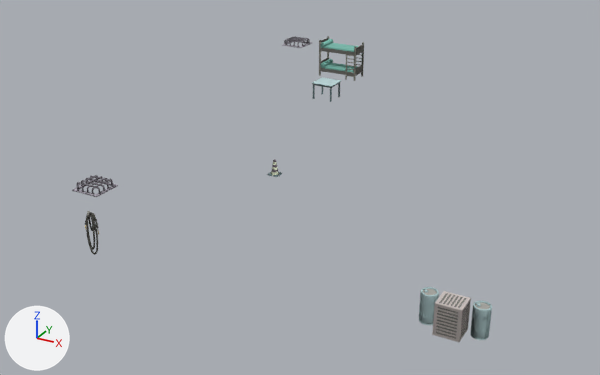
The glTF model www/models/lba2/iso_scenes/45.glb as it was, and as the next commit left it.
Before and after are seen from a camera (50 mm lens) standing at (66.4, -88.9, 26.6) and looking at (40.1, -40.9, 2.6). The axes (+X, +Y, +Z) are drawn at lower left. The lights are the same throughout. Where no turn or scale is listed for an object, it has been applied to the vertices. Vertices at the same position are counted once.

The first picture shows 'colored'.
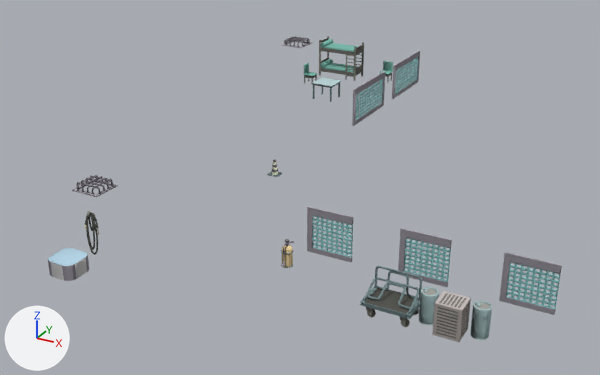
What changed in the scene script:
```text
Add mat_material_1:
    mat_material_1 = principled_material('Material_1')
    mat_material_1.base_color = (0.8, 0.8, 0.8)  # white #e7e7e7
    mat_material_1.roughness = 1.0
Change me_mesh_0:
    used by ob_colored; location = (0.0, 0.0, 0.0)
    remove me_mesh_0.from_pydata(...)  # 7104 vertices, 13504 faces; spans x 30.0..57.0, y -54.4..-17.0, z 1.0..9.0
    add me_mesh_0.from_pydata(...)  # 22213 vertices, 44180 faces; spans x 30.0..60.0, y -57.0..-17.0, z 1.0..9.0
    me_mesh_0 part 1: 9061 vertices added at x 44.0..60.0, y -52.0..-48.9, z 1.0..5.5
    me_mesh_0 part 2: 5362 vertices added at x 36.0..40.0, y -32.0..-17.0, z 4.0..7.5
    me_mesh_0 part 3: 206 vertices added at x 30.0..31.0, y -22.0..-21.0, z 4.0..5.8
    me_mesh_0 part 4: 120 vertices added at x 31.0..33.0, y -57.0..-55.0, z 1.0..2.2
Add me_mesh_1:
    me_mesh_1.from_pydata([(32.47, -55.0, 2.0), (32.47, -55.0, 1.0), (31.53, -55.0, 1.0), (31.53, -55.0, 2.0), (33.0, -56.47, 2.0), (33.0, -56.47, 1.0), (33.0, -55.53, 1.0), (33.0, -55.53, 2.0), (31.53, -57.0, 2.0), (31.53, -57.0, 1.0), (32.47, -57.0, 1.0), (32.47, -57.0, 2.0), (31.0, -55.53, 2.0), (31.0, -55.53, 1.0), (31.0, -56.47, 1.0), (31.0, -56.47, 2.0)], [], [(0, 1, 2), (0, 2, 3), (4, 5, 6), (4, 6, 7), (8, 9, 10), (8, 10, 11), (12, 13, 14), (12, 14, 15)])
    me_mesh_1.materials.append(mat_material_1)  # its picture is missing
Add ob_textured_98a0fe19:
    ob_textured_98a0fe19 = bpy.data.objects.new('textured_98a0fe19', me_mesh_1)
    ob_textured_98a0fe19.location = (0.0, 0.0, 0.0)
```

Pixel boxes [x1, y1, x2, y2] of what changed, in the pictures (600 x 375 px):
'colored', reshaped (22% wider): before [72, 36, 492, 342]; after [48, 36, 562, 342]
'textured_98a0fe19', added: after [51, 258, 87, 280]
part 1 of me_mesh_0, added: after [281, 206, 562, 327]
part 2 of me_mesh_0, added: after [352, 50, 420, 126]
part 3 of me_mesh_0, added: after [304, 63, 317, 81]
part 4 of me_mesh_0, added: after [48, 248, 89, 281]
